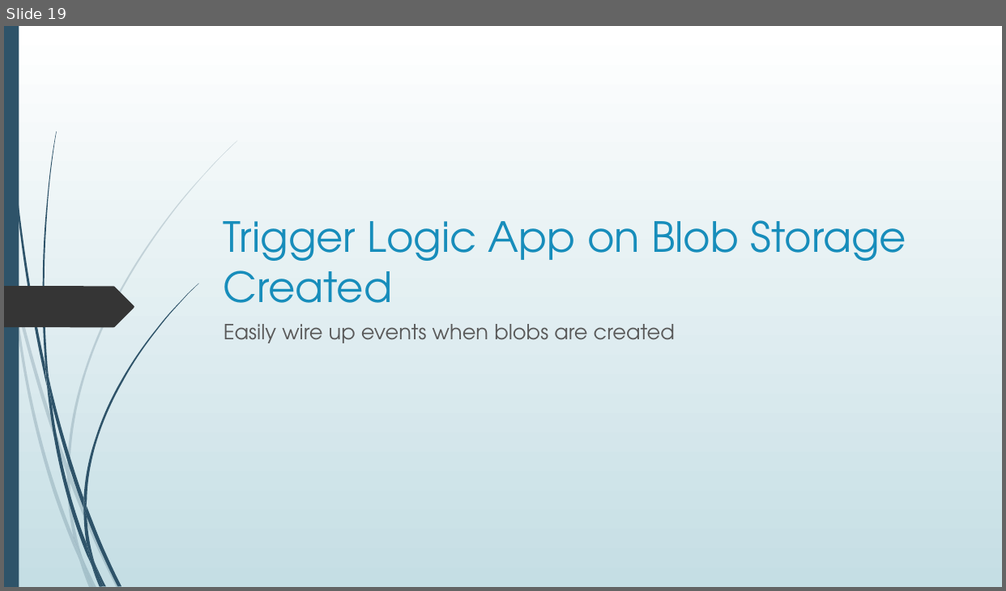
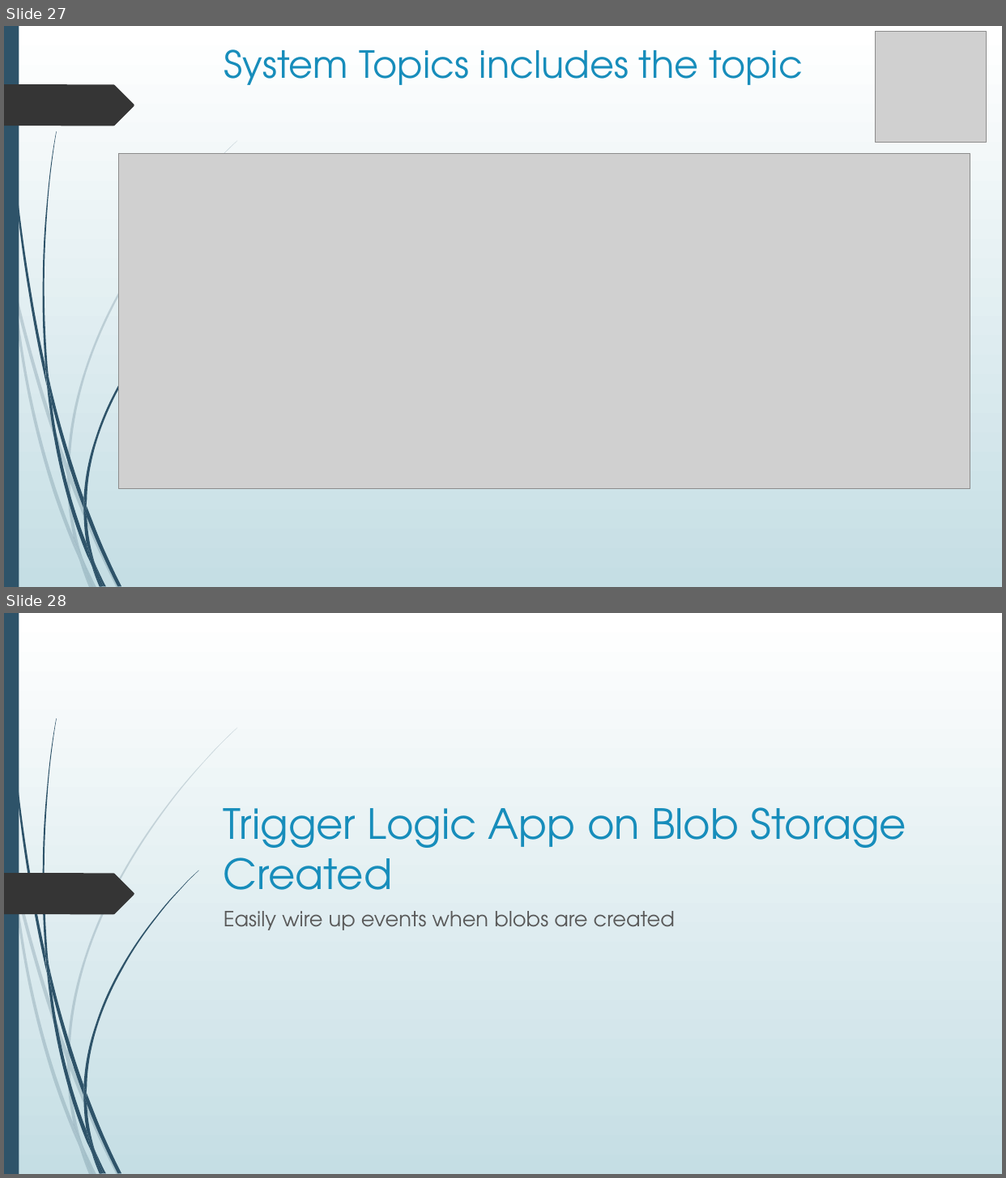
Before and after one commit to blgorman/ServerlessMessagingDemystified, a slide deck: ServerlessMessagingDemystified.pptx. Shown one above the other, each under a label of ours: slide 19 before the commit, slides 27 and 28 after it. The pictures are 1006x591 and 1006x1178 pixels, drawn with LibreOffice and Linux fonts; fonts in the diff are those of the drawing; grey boxes stand for pictures. Boxes give left, top, right and bottom in pixels: in the first picture for what was removed or moved away, otherwise in the second. Text is boxed around its words. In the diff, an @@ line names an element or a change of style, - is before the commit and + after.

```diff
--- a/ServerlessMessagingDemystified.pptx
+++ b/ServerlessMessagingDemystified.pptx
@@ slide 27 added at (x1=4, y1=26, x2=1002, y2=587), background gradient #FFFFFF to #C5DEE5; not listed: 23 template elements that a slide beside it also shows @@
@@ title added at (x1=224, y1=49, x2=803, y2=85), 36 pt, text #178DBB @@
+System Topics includes the topic
@@ picture added at (x1=876, y1=31, x2=987, y2=142) @@
@@ freeform shape added at (x1=4, y1=84, x2=134, y2=126), fill #353535 @@
@@ picture added at (x1=118, y1=153, x2=970, y2=489) @@
@@ what was slide 19 is now slide 28 @@
```
Also in this commit, not shown: 9 slides changed, 10 other slides added, 11 other files.
